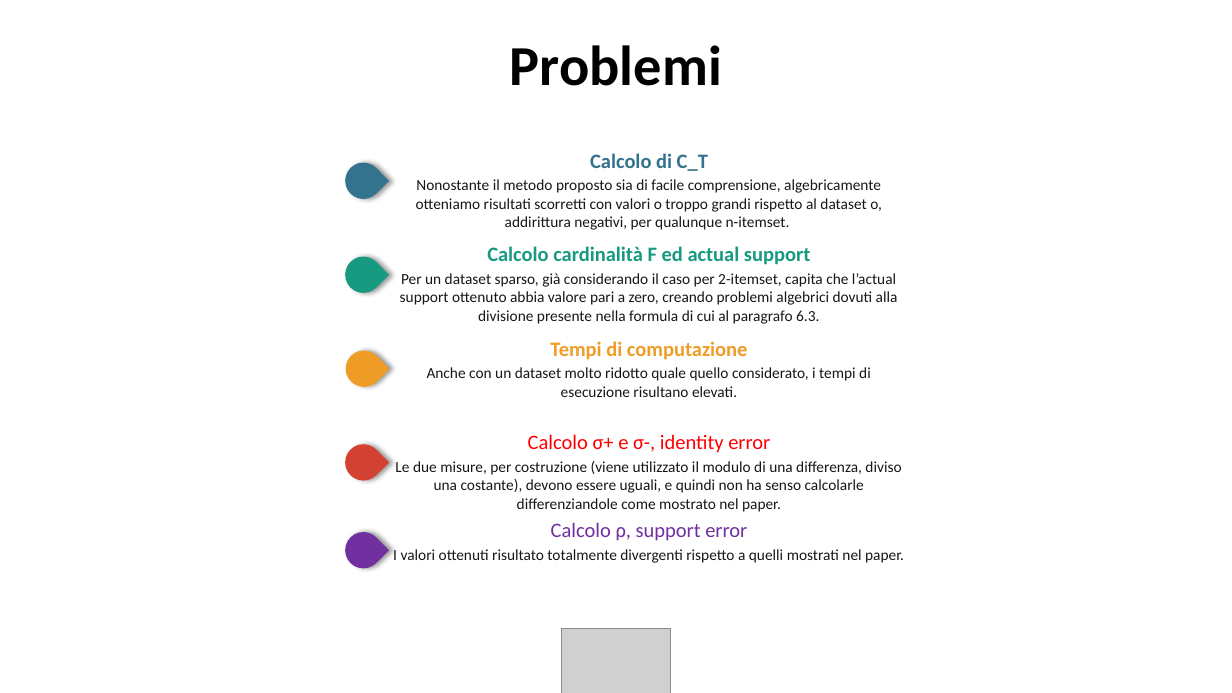
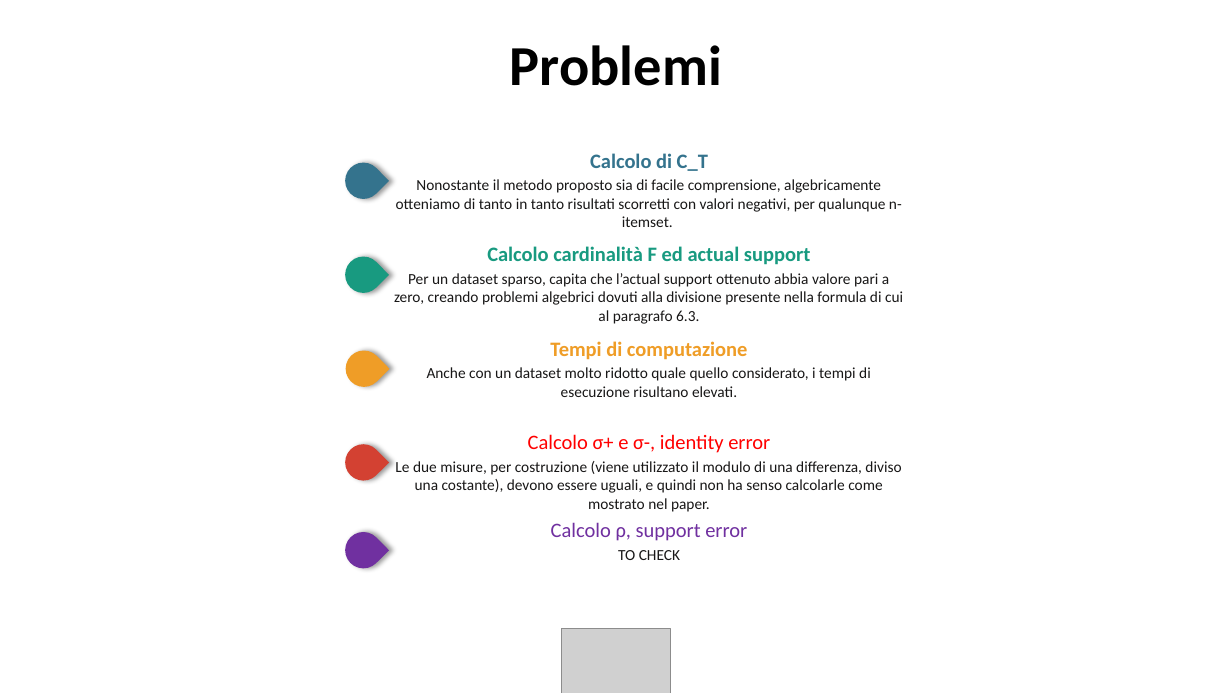
Before and after one commit to jf994/DataProtectionProject, a slide deck: slide 4 of docs/Presentazione.pptx (slide 5 before the commit). Drawn at 1232x693 pixels with LibreOffice and Linux fonts; fonts in the diff are those of the drawing; grey boxes stand for pictures; background and template pictures are left out. Boxes give left, top, right and bottom in pixels: in the first picture for what was removed or moved away, otherwise in the second. Text is boxed around its words. In the diff, an @@ line names an element or a change of style, - is before the commit and + after.

```diff
--- a/docs/Presentazione.pptx
+++ b/docs/Presentazione.pptx
@@ text at <box>396,179,902,227</box>: text changed @@
-Nonostante il metodo proposto sia di facile comprensione, algebricamente otteniamo risultati scorretti con valori o troppo grandi rispetto al dataset o, addirittura negativi, per qualunque n-itemset.
+Nonostante il metodo proposto sia di facile comprensione, algebricamente otteniamo di tanto in tanto risultati scorretti con valori negativi, per qualunque n-itemset.
@@ text at <box>394,273,903,324</box>: text changed @@
-Per un dataset sparso, già considerando il caso per 2-itemset, capita che l’actual support ottenuto abbia valore pari a zero, creando problemi algebrici dovuti alla divisione presente nella formula di cui al paragrafo 6.3.
+Per un dataset sparso, capita che l’actual support ottenuto abbia valore pari a zero, creando problemi algebrici dovuti alla divisione presente nella formula di cui al paragrafo 6.3.
@@ text at <box>395,461,901,512</box>: text changed @@
-Le due misure, per costruzione (viene utilizzato il modulo di una differenza, diviso una costante), devono essere uguali, e quindi non ha senso calcolarle differenziandole come mostrato nel paper.
+Le due misure, per costruzione (viene utilizzato il modulo di una differenza, diviso una costante), devono essere uguali, e quindi non ha senso calcolarle come mostrato nel paper.
@@ text at <box>618,550,680,560</box>: text changed @@
-I valori ottenuti risultato totalmente divergenti rispetto a quelli mostrati nel paper.
+TO CHECK
```
Also in this commit, not shown: 4 other slides changed.
